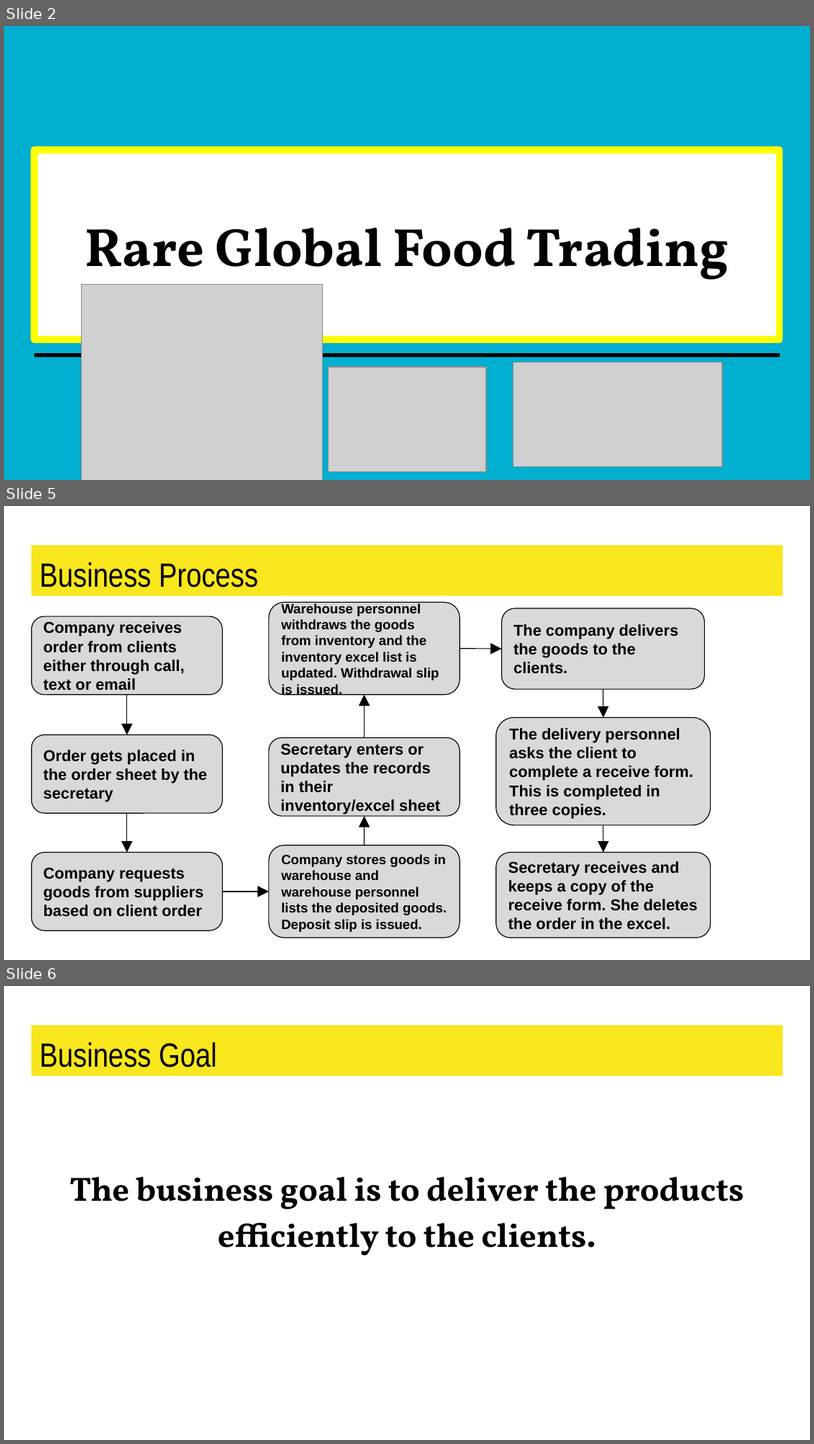
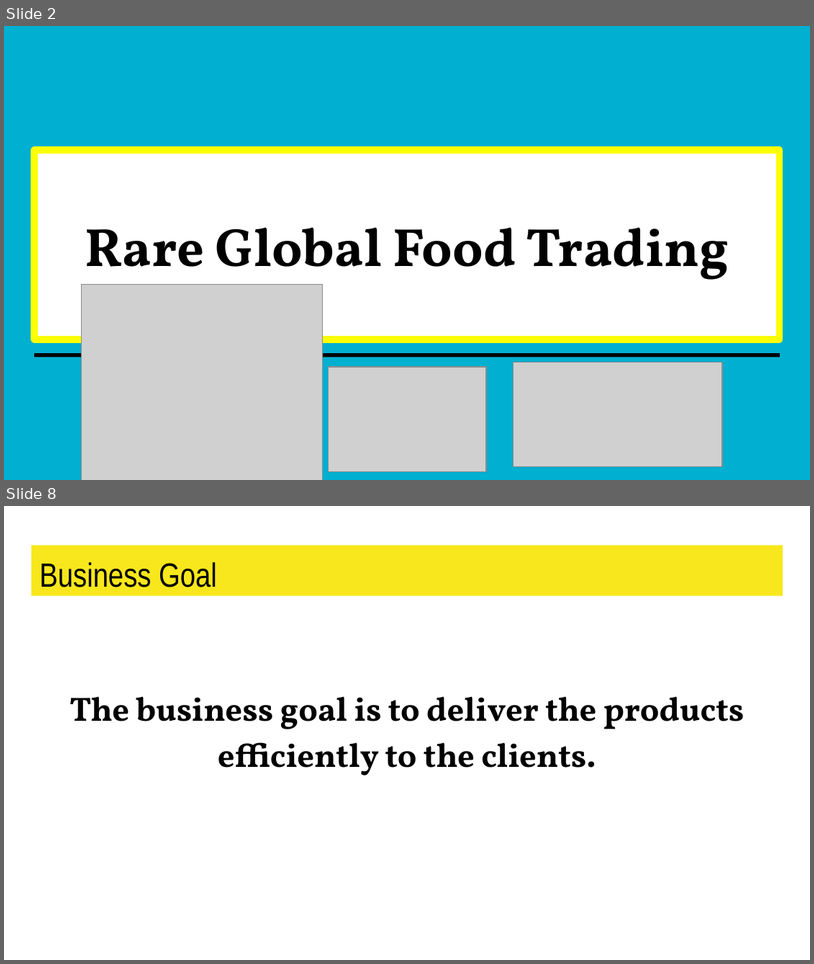
Before and after one commit to HillaryFong/Analyst-approved, a slide deck: INTROSE - Analysts.pptx. Shown one above the other, each under a label of ours: slides 2, 5 and 6 before the commit, slides 2 and 8 after it; the slides between them are not shown. The pictures are 814x1444 and 814x964 pixels, drawn with LibreOffice and Linux fonts; fonts in the diff are those of the drawing; grey boxes stand for pictures. Boxes give left, top, right and bottom in pixels: in the first picture for what was removed or moved away, otherwise in the second. Text is boxed around its words. In the diff, an @@ line names an element or a change of style, - is before the commit and + after.

```diff
--- a/INTROSE - Analysts.pptx
+++ b/INTROSE - Analysts.pptx
@@ slide 5 removed at bbox=[4, 506, 810, 960], background #FFFFFF @@
@@ title removed at bbox=[31, 546, 783, 596] @@
-Business Process
@@ rounded rectangle removed at bbox=[269, 602, 460, 695] @@
-Warehouse personnel withdraws the goods from inventory and the inventory excel list is updated. Withdrawal slip is issued.
@@ rounded rectangle removed at bbox=[502, 608, 705, 689] @@
-The company delivers the goods to the clients.
@@ rounded rectangle removed at bbox=[31, 616, 223, 695] @@
-Company receives order from clients either through call, text or email
@@ arrow removed from (460, 649) to (502, 649) @@
@@ arrow removed from (127, 695) to (127, 734) @@
@@ arrow removed from (365, 737) to (365, 695) @@
@@ arrow removed from (603, 689) to (604, 717) @@
@@ rounded rectangle removed at bbox=[496, 717, 711, 824] @@
-The delivery personnel asks the client to complete a receive form. This is completed in three copies.
@@ rounded rectangle removed at bbox=[31, 734, 223, 813] @@
-Order gets placed in the order sheet by the secretary
@@ rounded rectangle removed at bbox=[269, 737, 460, 816] @@
-Secretary enters or updates the records in their inventory/excel sheet
@@ arrow removed from (127, 813) to (127, 852) @@
@@ arrow removed from (365, 844) to (365, 816) @@
@@ arrow removed from (604, 824) to (604, 852) @@
@@ rounded rectangle removed at bbox=[268, 844, 460, 937] @@
-Company stores goods in warehouse and warehouse personnel lists the deposited goods. Deposit slip is issued.
@@ rounded rectangle removed at bbox=[31, 852, 223, 930] @@
-Company requests goods from suppliers based on client order
@@ rounded rectangle removed at bbox=[496, 852, 711, 937] @@
-Secretary receives and keeps a copy of the receive form. She deletes the order in the excel.
@@ arrow removed from (223, 891) to (268, 891) @@
@@ what was slide 6 is now slide 8 @@
```
Also in this commit, not shown: 2 slides changed, 3 slides added, 1 other file.
